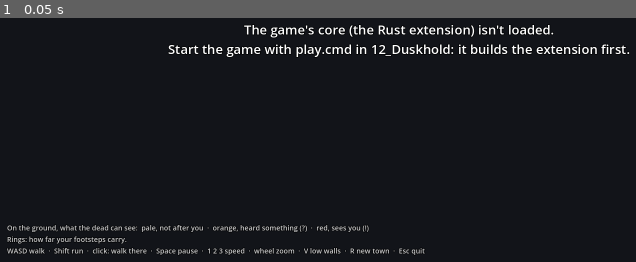
Above: before the commit, frame 1.
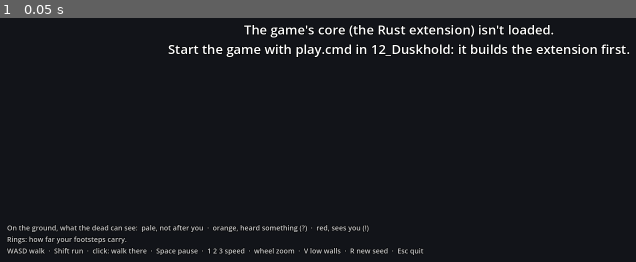
Above: after the commit, the same moment.

Repository: Mossenheimen/Duskhold
Game: Godot game, scene res://main.tscn
The game is run twice, just before and just after one commit, with the same random seed, the same clock (stepped at 60 frames per second) and the same inputs.
Inputs:
- Up to frame 1 (0.05 s): no input

The runs differ from the first frame. In frame 1, 0.1% of the frame differs, in the area x 58-67%, y 94-98%.

Commit message:
Duskhold: generate a patch of the Hushlands from a seed (build step 4)
The game's numbers and buildings move into data/ (TOML), loaded and
checked by the new dusk-data crate. The new dusk-gen crate makes a
256x256 patch: a road, a fenced hamlet of turned prefab buildings,
ponds, woods and the dead, every tile a pure function of seed and
place so chunks come out the same in any order. The core gains
terrain, fixtures, fences, turnable text grids and sleeping chunks;
the client streams chunks round the camera. dusk-cli gains check,
prefab and gen (with a map PNG).

Co-Authored-By: Claude Opus 5.5 <noreply@anthropic.com>

Diff:
--- /dev/null
+++ b/client/chunk_view.gd
@@ -0,0 +1,231 @@
+extends Node3D
+## One chunk of the map, as the core gives it: its ground as one textured square, its fixtures
+## (trees, furniture), and the walls, doors, windows and fences on its tiles' edges.
+
+const WALL_HEIGHT := 2.2
+const LOW_WALL_HEIGHT := 0.35
+const WALL_THICKNESS := 0.12
+const DOOR_TOP := 1.85
+const SILL := 0.9
+const WINDOW_TOP := 1.65
+const FENCE_HEIGHT := 0.9
+
+## Ground colours by the core's ground code (DuskWorld.chunk_tiles()), picked by eye in sRGB.
+const GROUND := [
+	Color(0.07, 0.08, 0.1),  # nothing
+	Color(0.37, 0.42, 0.31),  # grass: the Hushlands' grey-green
+	Color(0.43, 0.35, 0.25),  # dirt
+	Color(0.52, 0.48, 0.4),  # road
+	Color(0.2, 0.3, 0.38),  # water
+	Color(0.47, 0.35, 0.24),  # a floor: planks
+]
+const WALL := Color(0.66, 0.63, 0.57)
+const DOOR := Color(0.38, 0.25, 0.15)
+const FENCE := Color(0.45, 0.38, 0.3)
+const TRUNK := Color(0.3, 0.23, 0.17)
+const LEAVES := Color(0.24, 0.33, 0.21)
+
+## How furniture looks, by fixture id: its size (x, height, z) and colour. Anything not listed is
+## a plain crate-sized box; "tree" is drawn as a tree.
+const FURNITURE := {
+	"bed": [Vector3(0.9, 0.45, 0.9), Color(0.58, 0.47, 0.38)],
+	"wardrobe": [Vector3(0.85, 1.9, 0.6), Color(0.33, 0.22, 0.14)],
+	"cupboard": [Vector3(0.85, 0.95, 0.6), Color(0.42, 0.3, 0.2)],
+	"table": [Vector3(0.9, 0.75, 0.9), Color(0.45, 0.32, 0.2)],
+	"chair": [Vector3(0.45, 0.9, 0.45), Color(0.4, 0.28, 0.18)],
+	"stove": [Vector3(0.8, 0.9, 0.7), Color(0.22, 0.22, 0.24)],
+	"crate": [Vector3(0.75, 0.7, 0.75), Color(0.5, 0.39, 0.25)],
+	"barrel": [Vector3(0.6, 0.85, 0.6), Color(0.42, 0.3, 0.18)],
+	"shelf": [Vector3(0.9, 1.8, 0.4), Color(0.36, 0.25, 0.16)],
+	"pew": [Vector3(0.95, 0.5, 0.5), Color(0.4, 0.28, 0.17)],
+	"altar": [Vector3(0.95, 1.0, 0.7), Color(0.62, 0.6, 0.56)],
+}
+
+const SIDE_WEST := 1
+const EDGE_WALL := 1
+const EDGE_DOOR_SHUT := 2
+const EDGE_DOOR_OPEN := 3
+const EDGE_WINDOW_SHUT := 4
+const EDGE_WINDOW_OPEN := 5
+const EDGE_FENCE := 6
+
+var _edges := PackedInt32Array()
+var _materials: Dictionary
+var _walls: Node3D
+
+
+## Builds the chunk (cx, cy) from the core. `names` are the fixtures' ids by number;
+## `materials` the map's shared ones.
+func build(dusk: Node, cx: int, cy: int, names: PackedStringArray, materials: Dictionary,
+		low_walls: bool) -> void:
+	_materials = materials
+	var size: int = dusk.chunk_size()
+	var origin := Vector2i(cx * size, cy * size)
+	var tiles: PackedInt32Array = dusk.chunk_tiles(cx, cy)
+	_edges = dusk.chunk_edges(cx, cy)
+	_build_ground(tiles, origin, size)
+	_build_fixtures(tiles, origin, size, names)
+	_walls = Node3D.new()
+	add_child(_walls)
+	build_walls(low_walls)
+
+
+## The walls, doors, windows and fences, full height or low. Low walls are only a way of
+## looking: the core's walls don't change.
+func build_walls(low_walls: bool) -> void:
+	for child in _walls.get_children():
+		child.queue_free()
+	var height := LOW_WALL_HEIGHT if low_walls else WALL_HEIGHT
+	var solid: Array[Transform3D] = []
+	var colours := PackedColorArray()
+	var glass: Array[Transform3D] = []
+	for i in range(0, _edges.size(), 4):
+		var x := _edges[i]
+		var y := _edges[i + 1]
+		var west := _edges[i + 2] == SIDE_WEST
+		# Each piece of the edge: from, to (heights), and what it is.
+		var pieces := []
+		match _edges[i + 3]:
+			EDGE_WALL:
+				pieces = [[0.0, WALL_HEIGHT, "wall"]]
+			EDGE_DOOR_SHUT:
+				pieces = [[DOOR_TOP, WALL_HEIGHT, "wall"], [0.0, DOOR_TOP, "door"]]
+			EDGE_DOOR_OPEN:
+				pieces = [[DOOR_TOP, WALL_HEIGHT, "wall"]]
+			EDGE_WINDOW_SHUT:
+				pieces = [[0.0, SILL, "wall"], [WINDOW_TOP, WALL_HEIGHT, "wall"], [SILL, WINDOW_TOP, "glass"]]
+			EDGE_WINDOW_OPEN:
+				pieces = [[0.0, SILL, "wall"], [WINDOW_TOP, WALL_HEIGHT, "wall"]]
+			EDGE_FENCE:
+				pieces = [[0.0, FENCE_HEIGHT, "fence"]]
+		for piece in pieces:
+			var bottom: float = piece[0]
+			var top := minf(piece[1], height)
+			if top - bottom < 0.01:
+				continue
+			var what: String = piece[2]
+			# Walls overlap at the corners; doors and panes sit inside the frame, thinner.
+			var length := 1.0 + WALL_THICKNESS if what == "wall" else 1.0 - WALL_THICKNESS * 0.5
+			var thick: float = {"wall": WALL_THICKNESS, "fence": 0.07}.get(what, WALL_THICKNESS * 0.4)
+			var mid := (bottom + top) / 2.0
+			var size := Vector3(thick, top - bottom, length) if west else Vector3(length, top - bottom, thick)
+			var centre := Vector3(x, mid, y + 0.5) if west else Vector3(x + 0.5, mid, y)
+			var place := Transform3D(Basis.from_scale(size), centre)
+			if what == "glass":
+				glass.append(place)
+			else:
+				solid.append(place)
+				colours.append({"wall": WALL, "door": DOOR, "fence": FENCE}[what].srgb_to_linear())
+	_add_cut_away(_walls, BoxMesh.new(), solid, colours)
+	var white := PackedColorArray()
+	white.resize(glass.size())
+	white.fill(Color.WHITE)
+	var panes := _instances(BoxMesh.new(), glass, white, _materials["glass"])
+	panes.cast_shadow = GeometryInstance3D.SHADOW_CASTING_SETTING_OFF
+	_walls.add_child(panes)
+
+
+func _build_ground(tiles: PackedInt32Array, origin: Vector2i, size: int) -> void:
+	var image := Image.create_empty(size, size, false, Image.FORMAT_RGBA8)
+	for y in size:
+		for x in size:
+			var ground := tiles[y * size + x] & 15
+			var colour: Color = GROUND[ground].darkened(_shade(origin.x + x, origin.y + y))
+			colour.a = 0.5 if ground == 4 else 1.0  # water shines
+			image.set_pixel(x, y, colour)
+	var material := ShaderMaterial.new()
+	material.shader = preload("res://shaders/ground.gdshader")
+	material.set_shader_parameter("ground", ImageTexture.create_from_image(image))
+	material.set_shader_parameter("origin", Vector2(origin))
+	material.set_shader_parameter("size", float(size))
+	var plane := PlaneMesh.new()
+	plane.size = Vector2(size, size)
+	var square := MeshInstance3D.new()
+	square.mesh = plane
+	square.material_override = material
+	square.position = Vector3(origin.x + size / 2.0, 0.0, origin.y + size / 2.0)
+	square.cast_shadow = GeometryInstance3D.SHADOW_CASTING_SETTING_OFF
+	add_child(square)
+
+
+func _build_fixtures(tiles: PackedInt32Array, origin: Vector2i, size: int,
+		names: PackedStringArray) -> void:
+	var trunks: Array[Transform3D] = []
+	var trunk_colours := PackedColorArray()
+	var crowns: Array[Transform3D] = []
+	var crown_colours := PackedColorArray()
+	var boxes: Array[Transform3D] = []
+	var box_colours := PackedColorArray()
+	for y in size:
+		for x in size:
+			var fixture := tiles[y * size + x] >> 4
+			if fixture <= 0 or fixture >= names.size():
+				continue
+			var tx := origin.x + x
+			var ty := origin.y + y
+			var centre := Vector3(tx + 0.5, 0.0, ty + 0.5)
+			var shade := _shade(tx, ty)
+			if names[fixture] == "tree":
+				# A little variety from tile to tile: height, girth, the green.
+				var grow := 0.85 + 2.0 * shade * 3.0
+				trunks.append(Transform3D(Basis.from_scale(Vector3(1, grow, 1)), centre + Vector3(0, 0.7 * grow, 0)))
+				trunk_colours.append(TRUNK.srgb_to_linear())
+				var crown := Basis.from_euler(Vector3(0, shade * 40.0, 0)).scaled(Vector3(grow, grow, grow))
+				crowns.append(Transform3D(crown, centre + Vector3(0, 1.9 * grow, 0)))
+				crown_colours.append(LEAVES.lightened(shade * 2.5).srgb_to_linear())
+			else:
+				var look: Array = FURNITURE.get(names[fixture], [Vector3(0.75, 0.7, 0.75), Color(0.5, 0.39, 0.25)])
+				var box: Vector3 = look[0]
+				boxes.append(Transform3D(Basis.from_scale(box), centre + Vector3(0, box.y / 2.0, 0)))
+				box_colours.append((look[1] as Color).darkened(shade).srgb_to_linear())
+	if not trunks.is_empty():
+		var trunk := CylinderMesh.new()
+		trunk.top_radius = 0.09
+		trunk.bottom_radius = 0.14
+		trunk.height = 1.4
+		trunk.radial_segments = 6
+		trunk.rings = 1
+		add_child(_instances(trunk, trunks, trunk_colours, _materials["plain"]))
+		var leaves := SphereMesh.new()
+		leaves.radius = 0.85
+		leaves.height = 1.5
+		leaves.radial_segments = 7
+		leaves.rings = 4
+		_add_cut_away(self, leaves, crowns, crown_colours)
+	if not boxes.is_empty():
+		_add_cut_away(self, BoxMesh.new(), boxes, box_colours)
+
+
+## Instances drawn with the cut-away material, plus a shadow-only copy: a hole cut for the
+## camera mustn't let the sun in.
+func _add_cut_away(parent: Node3D, mesh: Mesh, places: Array[Transform3D],
+		colours: PackedColorArray) -> void:
+	var seen := _instances(mesh, places, colours, _materials["cut_away"])
+	seen.cast_shadow = GeometryInstance3D.SHADOW_CASTING_SETTING_OFF
+	parent.add_child(seen)
+	var shadows := MultiMeshInstance3D.new()
+	shadows.multimesh = seen.multimesh
+	shadows.cast_shadow = GeometryInstance3D.SHADOW_CASTING_SETTING_SHADOWS_ONLY
+	parent.add_child(shadows)
+
+
+## Many copies of one mesh, each placed and coloured (colours in linear space).
+func _instances(mesh: Mesh, places: Array[Transform3D], colours: PackedColorArray,
+		material: Material) -> MultiMeshInstance3D:
+	var multimesh := MultiMesh.new()
+	multimesh.transform_format = MultiMesh.TRANSFORM_3D
+	multimesh.use_colors = true
+	multimesh.mesh = mesh
+	multimesh.instance_count = places.size()
+	for i in places.size():
+		multimesh.set_instance_transform(i, places[i])
+		multimesh.set_instance_color(i, colours[i])
+	var node := MultiMeshInstance3D.new()
+	node.multimesh = multimesh
+	node.material_override = material
+	return node
+
+
+## A little variation from tile to tile, the same every time: 0 to 0.045.
+func _shade(x: int, y: int) -> float:
+	return float(posmod(x * 73 + y * 151 + posmod(x * y, 7) * 31, 17)) / 17.0 * 0.045
--- a/client/hud.gd
+++ b/client/hud.gd
@@ -5,7 +5,7 @@
 const LINE_LIFE := 6.0  # seconds a line of news stays
 const FLASH_LIFE := 0.6
 
-const CONTROLS := "WASD walk  ·  Shift run  ·  click: walk there  ·  Space pause  ·  1 2 3 speed  ·  wheel zoom  ·  V low walls  ·  R new town  ·  Esc quit"
+const CONTROLS := "WASD walk  ·  Shift run  ·  click: walk there  ·  Space pause  ·  1 2 3 speed  ·  wheel zoom  ·  V low walls  ·  R new seed  ·  Esc quit"
 const LEGEND := "On the ground, what the dead can see:  pale, not after you  ·  orange, heard something (?)  ·  red, sees you (!)\nRings: how far your footsteps carry."
 
 var _state: Label
@@ -51,9 +51,9 @@
 
 
 ## `tick` counts tenths of a second of game time; `speed` is the dial (1, 2, 5).
-func show_state(town: int, tick: int, speed: int, paused: bool, caught: int) -> void:
-	_state.text = "DUSKHOLD  ·  build step 3: the client's skeleton\nTown %d  ·  %.1f s  ·  %d×  ·  caught %d" % [
-		town, tick / 10.0, speed, caught]
+func show_state(world_seed: int, tick: int, speed: int, paused: bool, caught: int) -> void:
+	_state.text = "DUSKHOLD  ·  build step 4: a patch of the Hushlands\nSeed %d  ·  %.1f s  ·  %d×  ·  caught %d" % [
+		world_seed, tick / 10.0, speed, caught]
 	_paused.visible = paused
 
 
--- a/client/main.gd
+++ b/client/main.gd
@@ -6,8 +6,9 @@
 ## The core's tile (x, y) is the 1 × 1 square from (x, 0, y) in 3D: x east, y south, Y up.
 ##
 ## Development flags, after "--" on Godot's command line (play.cmd passes them on):
-## --seed=N the town's seed; --walk=X,Y walk there at the start; --zoom=N;
-## --shot=PATH save a picture after --shot-after=SECONDS (default 3) and quit.
+## --seed=N the patch's seed; --town the little demo town instead; --walk=X,Y walk there at the
+## start; --zoom=N; --speed=N the speed dial; --shot=PATH save a picture after
+## --shot-after=SECONDS (default 3) and quit.
 
 const MapView = preload("res://map_view.gd")
 const ActorView = preload("res://actor_view.gd")
@@ -44,9 +45,11 @@
 var caught := 0
 var low_walls := false
 var last_tick := -1
+var use_town := false
 
 var shot_path := ""
 var shot_after := 3.0
+var start_speed := 1.0
 var walk_at := Vector2i(-1, -1)
 var played := 0.0
 
@@ -71,9 +74,16 @@
 	_start()
 
 
-## Loads the town afresh. The same seed and the same input play the same game.
+## Makes the world afresh: a patch of the Hushlands from the seed (or the demo town). The same
+## seed and the same input play the same game.
 func _start() -> void:
-	dusk.load_town(town_seed)
+	if use_town:
+		dusk.load_town(town_seed)
+	else:
+		var problem: String = dusk.load_patch(town_seed)
+		if not problem.is_empty():
+			hud.show_problem("The game's data has a problem:\n" + problem)
+			return
 	map_view.build(dusk, low_walls)
 	for view in actors:
 		view.queue_free()
@@ -93,6 +103,7 @@
 		focus = actors[me].position
 	if walk_at.x >= 0:
 		dusk.walk_to(walk_at.x, walk_at.y, false)
+	dusk.speed = start_speed
 
 
 func _process(delta: float) -> void:
@@ -109,8 +120,9 @@
 		last_tick = tick
 		map_view.show_watched(dusk.watched())
 	_move_camera(delta)
+	map_view.update(focus)
 	_move_cursor()
-	hud.show_state(town_seed, tick, SPEEDS[speed_index], dusk.paused, caught)
+	hud.show_state(town_seed, tick, roundi(dusk.speed), dusk.paused, caught)
 	_maybe_take_picture(delta)
 
 
@@ -284,10 +296,14 @@
 		var value := arg.get_slice("=", 1)
 		if arg.begins_with("--seed="):
 			town_seed = value.to_int()
+		elif arg == "--town":
+			use_town = true
 		elif arg.begins_with("--walk="):
 			walk_at = Vector2i(value.get_slice(",", 0).to_int(), value.get_slice(",", 1).to_int())
 		elif arg.begins_with("--zoom="):
 			zoom = value.to_float()
+		elif arg.begins_with("--speed="):
+			start_speed = value.to_float()
 		elif arg.begins_with("--shot="):
 			shot_path = value
 		elif arg.begins_with("--shot-after="):
--- a/client/map_view.gd
+++ b/client/map_view.gd
@@ -1,70 +1,97 @@
 extends Node3D
-## The map as the core gives it: the ground, the furniture, and the walls, doors and windows on the
-## tiles' edges. Over the ground, what the dead can see: their sight cones, tile by tile.
+## The map, a chunk at a time round the camera (chunk_view.gd draws each). Chunks are built
+## nearest first, a few a frame, and dropped once they're well out of view. Over the ground,
+## what the dead can see: their sight cones, tile by tile.
 
-const WALL_HEIGHT := 2.2
-const LOW_WALL_HEIGHT := 0.35
-const WALL_THICKNESS := 0.12
-const DOOR_TOP := 1.85
-const SILL := 0.9
-const WINDOW_TOP := 1.65
+const ChunkView = preload("res://chunk_view.gd")
 
-const EARTH := Color(0.37, 0.42, 0.31)  # the Hushlands' grey-green fields
-const FLOOR := Color(0.47, 0.35, 0.24)  # planks
-const FURNITURE := Color(0.32, 0.22, 0.15)
-const WALL := Color(0.66, 0.63, 0.57)
-const DOOR := Color(0.38, 0.25, 0.15)
-
-## Tile and edge kinds, as DuskWorld.tiles() and edges() give them.
-const GROUND_EARTH := 1
-const SIDE_WEST := 1
-const EDGE_WALL := 1
-const EDGE_DOOR_SHUT := 2
-const EDGE_DOOR_OPEN := 3
-const EDGE_WINDOW_SHUT := 4
-const EDGE_WINDOW_OPEN := 5
-const GROUND_SOLID := 3
+## Chunks within this many of the one the camera looks at are drawn; past UNLOAD_RADIUS they go.
+const LOAD_RADIUS := 3
+const UNLOAD_RADIUS := 4
+## The most chunks built in one frame, so walking on doesn't stutter.
+const BUILDS_PER_FRAME := 3
 
 var map_size := Vector2i.ZERO
-var _edges := PackedInt32Array()
-var _walls: Node3D
-var _wall_material := ShaderMaterial.new()
-var _glass_material := ShaderMaterial.new()
+var _dusk: Node
+var _chunk_size := 32
+var _names := PackedStringArray()
+var _low_walls := false
+var _chunks := {}  # Vector2i: ChunkView
+var _materials := {}
 var _watched_material := ShaderMaterial.new()
 var _watched_image: Image
 var _watched_texture: ImageTexture
+var _overlay: MeshInstance3D
 
 
 func _init() -> void:
-	_wall_material.shader = preload("res://shaders/wall.gdshader")
-	_glass_material.shader = preload("res://shaders/glass.gdshader")
+	var cut_away := ShaderMaterial.new()
+	cut_away.shader = preload("res://shaders/wall.gdshader")
+	var glass := ShaderMaterial.new()
+	glass.shader = preload("res://shaders/glass.gdshader")
+	var plain := StandardMaterial3D.new()
+	plain.vertex_color_use_as_albedo = true
+	plain.roughness = 0.95
+	_materials = {"cut_away": cut_away, "glass": glass, "plain": plain}
 	_watched_material.shader = preload("res://shaders/watched.gdshader")
 
 
-## Builds it all from the core's map, the walls full height or low.
+## Starts drawing a new world: no chunks yet (update() brings them in), and the overlay.
 func build(dusk: Node, low_walls: bool) -> void:
-	for child in get_children():
-		child.queue_free()
+	for view in _chunks.values():
+		view.queue_free()
+	_chunks.clear()
+	_dusk = dusk
+	_low_walls = low_walls
+	_chunk_size = dusk.chunk_size()
+	_names = dusk.fixture_names()
 	map_size = dusk.map_size()
-	_edges = dusk.edges()
-	_build_ground(dusk.tiles())
-	_walls = Node3D.new()
-	add_child(_walls)
-	_build_walls(LOW_WALL_HEIGHT if low_walls else WALL_HEIGHT)
 	_build_watched()
+
+
+## Brings in the chunks round `focus` (a point in the world), nearest first, and lets the far
+## ones go.
+func update(focus: Vector3) -> void:
+	if _dusk == null:
+		return
+	var middle := Vector2i(floori(focus.x / _chunk_size), floori(focus.z / _chunk_size))
+	var chunks := Vector2i(ceili(map_size.x / float(_chunk_size)), ceili(map_size.y / float(_chunk_size)))
+	var wanted: Array[Vector2i] = []
+	for cy in range(maxi(0, middle.y - LOAD_RADIUS), mini(chunks.y, middle.y + LOAD_RADIUS + 1)):
+		for cx in range(maxi(0, middle.x - LOAD_RADIUS), mini(chunks.x, middle.x + LOAD_RADIUS + 1)):
+			var at := Vector2i(cx, cy)
+			if not _chunks.has(at):
+				wanted.append(at)
+	var nearer := func(a: Vector2i, b: Vector2i) -> bool: return (a - middle).length_squared() < (b - middle).length_squared()
+	wanted.sort_custom(nearer)
+	for at in wanted.slice(0, BUILDS_PER_FRAME):
+		var view := ChunkView.new()
+		view.build(_dusk, at.x, at.y, _names, _materials, _low_walls)
+		add_child(view)
+		_chunks[at] = view
+	for at: Vector2i in _chunks.keys():
+		if maxi(absi(at.x - middle.x), absi(at.y - middle.y)) > UNLOAD_RADIUS:
+			_chunks[at].queue_free()
+			_chunks.erase(at)
+
+
+## How many chunks are drawn now.
+func chunk_count() -> int:
+	return _chunks.size()
 
 
 ## Low walls are only a way of looking: the core's walls don't change.
 func set_low_walls(low: bool) -> void:
-	for child in _walls.get_children():
-		child.queue_free()
-	_build_walls(LOW_WALL_HEIGHT if low else WALL_HEIGHT)
+	_low_walls = low
+	for view in _chunks.values():
+		view.build_walls(low)
 
 
-## Where the character is: walls between it and the camera are cut away round it.
+## Where the character is: walls, furniture and trees between it and the camera are cut away
+## round it.
 func set_focus(at: Vector3) -> void:
-	_wall_material.set_shader_parameter("focus", at)
-	_glass_material.set_shader_parameter("focus", at)
+	_materials["cut_away"].set_shader_parameter("focus", at)
+	_materials["glass"].set_shader_parameter("focus", at)
 
 
 ## What the dead can see, from DuskWorld.watched().
@@ -75,129 +102,18 @@
 	_watched_texture.update(_watched_image)
 
 
-func _build_ground(tiles: PackedInt32Array) -> void:
-	var ground: Array[Transform3D] = []
-	var ground_colours := PackedColorArray()
-	var solid: Array[Transform3D] = []
-	var solid_colours := PackedColorArray()
-	for i in range(0, tiles.size(), 3):
-		var x := tiles[i]
-		var y := tiles[i + 1]
-		var kind := tiles[i + 2]
-		var shade := _shade(x, y)
-		var centre := Vector3(x + 0.5, 0.0, y + 0.5)
-		ground.append(Transform3D(Basis(), centre))
-		ground_colours.append(_linear((EARTH if kind == GROUND_EARTH else FLOOR).darkened(shade)))
-		if kind == GROUND_SOLID:
-			var box := Basis.from_scale(Vector3(0.8, 0.75, 0.8))
-			solid.append(Transform3D(box, centre + Vector3(0.0, 0.375, 0.0)))
-			solid_colours.append(_linear(FURNITURE.darkened(shade)))
-	var plane := PlaneMesh.new()
-	plane.size = Vector2.ONE
-	add_child(_instances(plane, ground, ground_colours, _plain_material()))
-	add_child(_instances(BoxMesh.new(), solid, solid_colours, _plain_material()))
-
-
-func _build_walls(height: float) -> void:
-	var solid: Array[Transform3D] = []
-	var solid_colours := PackedColorArray()
-	var glass: Array[Transform3D] = []
-	for i in range(0, _edges.size(), 4):
-		var x := _edges[i]
-		var y := _edges[i + 1]
-		var west := _edges[i + 2] == SIDE_WEST
-		# Each piece of the edge: from, to (heights), and what it is.
-		var pieces := []
-		match _edges[i + 3]:
-			EDGE_WALL:
-				pieces = [[0.0, WALL_HEIGHT, "wall"]]
-			EDGE_DOOR_SHUT:
-				pieces = [[DOOR_TOP, WALL_HEIGHT, "wall"], [0.0, DOOR_TOP, "door"]]
-			EDGE_DOOR_OPEN:
-				pieces = [[DOOR_TOP, WALL_HEIGHT, "wall"]]
-			EDGE_WINDOW_SHUT:
-				pieces = [[0.0, SILL, "wall"], [WINDOW_TOP, WALL_HEIGHT, "wall"], [SILL, WINDOW_TOP, "glass"]]
-			EDGE_WINDOW_OPEN:
-				pieces = [[0.0, SILL, "wall"], [WINDOW_TOP, WALL_HEIGHT, "wall"]]
-		for piece in pieces:
-			var bottom: float = piece[0]
-			var top := minf(piece[1], height)
-			if top - bottom < 0.01:
-				continue
-			var what: String = piece[2]
-			# Walls overlap at the corners; doors and panes sit inside the frame, thinner.
-			var length := 1.0 + WALL_THICKNESS if what == "wall" else 1.0 - WALL_THICKNESS
-			var thick := WALL_THICKNESS if what == "wall" else WALL_THICKNESS * 0.4
-			var mid := (bottom + top) / 2.0
-			var size := Vector3(thick, top - bottom, length) if west else Vector3(length, top - bottom, thick)
-			var centre := Vector3(x, mid, y + 0.5) if west else Vector3(x + 0.5, mid, y)
-			var place := Transform3D(Basis.from_scale(size), centre)
-			if what == "glass":
-				glass.append(place)
-			else:
-				solid.append(place)
-				solid_colours.append(_linear(WALL if what == "wall" else DOOR))
-	var box := BoxMesh.new()
-	var walls := _instances(box, solid, solid_colours, _wall_material)
-	walls.cast_shadow = GeometryInstance3D.SHADOW_CASTING_SETTING_OFF
-	_walls.add_child(walls)
-	# Shadows come from the whole walls: a hole cut for the camera mustn't let the sun in.
-	var shadows := MultiMeshInstance3D.new()
-	shadows.multimesh = walls.multimesh
-	shadows.cast_shadow = GeometryInstance3D.SHADOW_CASTING_SETTING_SHADOWS_ONLY
-	_walls.add_child(shadows)
-	var white := PackedColorArray()
-	white.resize(glass.size())
-	white.fill(Color.WHITE)
-	var panes := _instances(box, glass, white, _glass_material)
-	panes.cast_shadow = GeometryInstance3D.SHADOW_CASTING_SETTING_OFF
-	_walls.add_child(panes)
-
-
 func _build_watched() -> void:
+	if _overlay:
+		_overlay.queue_free()
 	_watched_image = Image.create_empty(map_size.x, map_size.y, false, Image.FORMAT_R8)
 	_watched_texture = ImageTexture.create_from_image(_watched_image)
 	_watched_material.set_shader_parameter("watched", _watched_texture)
 	_watched_material.set_shader_parameter("map_size", Vector2(map_size))
 	var plane := PlaneMesh.new()
 	plane.size = Vector2(map_size)
-	var overlay := MeshInstance3D.new()
-	overlay.mesh = plane
-	overlay.material_override = _watched_material
-	overlay.cast_shadow = GeometryInstance3D.SHADOW_CASTING_SETTING_OFF
-	overlay.position = Vector3(map_size.x / 2.0, 0.012, map_size.y / 2.0)
-	add_child(overlay)
-
-
-## Many copies of one mesh, each placed and coloured (colours in linear space).
-func _instances(mesh: Mesh, places: Array[Transform3D], colours: PackedColorArray,
-		material: Material) -> MultiMeshInstance3D:
-	var multimesh := MultiMesh.new()
-	multimesh.transform_format = MultiMesh.TRANSFORM_3D
-	multimesh.use_colors = true
-	multimesh.mesh = mesh
-	multimesh.instance_count = places.size()
-	for i in places.size():
-		multimesh.set_instance_transform(i, places[i])
-		multimesh.set_instance_color(i, colours[i])
-	var node := MultiMeshInstance3D.new()
-	node.multimesh = multimesh
-	node.material_override = material
-	return node
-
-
-func _plain_material() -> StandardMaterial3D:
-	var material := StandardMaterial3D.new()
-	material.vertex_color_use_as_albedo = true
-	material.roughness = 0.95
-	return material
-
-
-## A little variation from tile to tile, the same every time.
-func _shade(x: int, y: int) -> float:
-	return float((x * 73 + y * 151 + (x * y) % 7 * 31) % 17) / 17.0 * 0.045
-
-
-## Colours here are picked by eye (sRGB); instance colours go to the GPU as linear.
-func _linear(colour: Color) -> Color:
-	return colour.srgb_to_linear()
+	_overlay = MeshInstance3D.new()
+	_overlay.mesh = plane
+	_overlay.material_override = _watched_material
+	_overlay.cast_shadow = GeometryInstance3D.SHADOW_CASTING_SETTING_OFF
+	_overlay.position = Vector3(map_size.x / 2.0, 0.012, map_size.y / 2.0)
+	add_child(_overlay)
--- /dev/null
+++ b/client/shaders/ground.gdshader
@@ -0,0 +1,21 @@
+shader_type spatial;
+// One chunk's ground: a texel a tile, coloured by the client from the core's tiles. A texel's
+// alpha below 1 marks water, which shines a little.
+
+uniform sampler2D ground : source_color, filter_nearest, repeat_disable;
+uniform vec2 origin;  // the chunk's north-west corner, in tiles
+uniform float size = 32.0;
+
+varying vec2 tile;
+
+void vertex() {
+	tile = (MODEL_MATRIX * vec4(VERTEX, 1.0)).xz;
+}
+
+void fragment() {
+	vec4 texel = texture(ground, (tile - origin) / size);
+	bool water = texel.a < 0.75;
+	ALBEDO = texel.rgb;
+	ROUGHNESS = water ? 0.12 : 0.95;
+	SPECULAR = water ? 0.7 : 0.3;
+}
Not shown, added: client/chunk_view.gd.uid
Not shown, added: client/shaders/ground.gdshader.uid
Not shown, changed: ARCHITECTURE.md
Not shown, changed: CLAUDE.md
Not shown, changed: Cargo.lock
Not shown, changed: crates/dusk-cli/src/main.rs
Not shown, added: crates/dusk-cli/src/png.rs
Not shown, changed: crates/dusk-core/src/actor.rs
Not shown, changed: crates/dusk-core/src/demo.rs
Not shown, changed: crates/dusk-core/src/grid.rs
Not shown, changed: crates/dusk-core/src/senses.rs
Not shown, changed: crates/dusk-core/src/text.rs
(and 9 more such lines)
